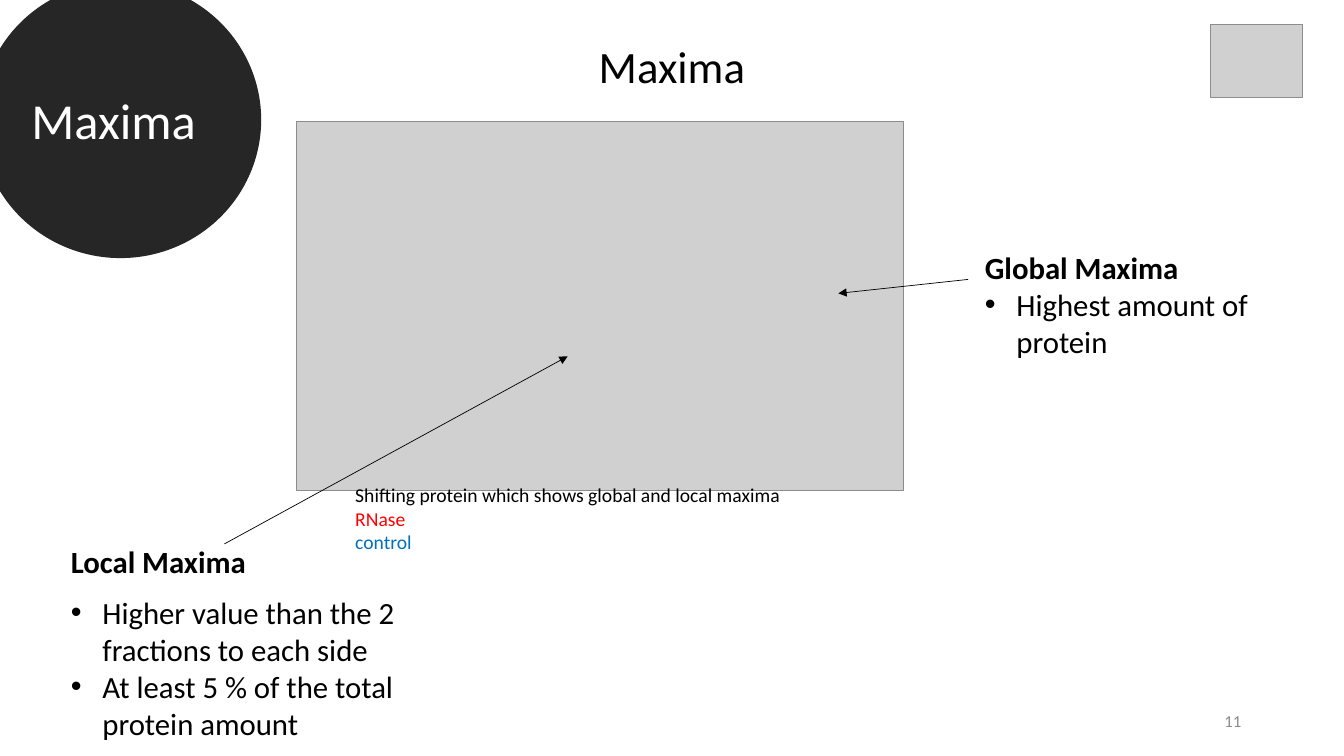
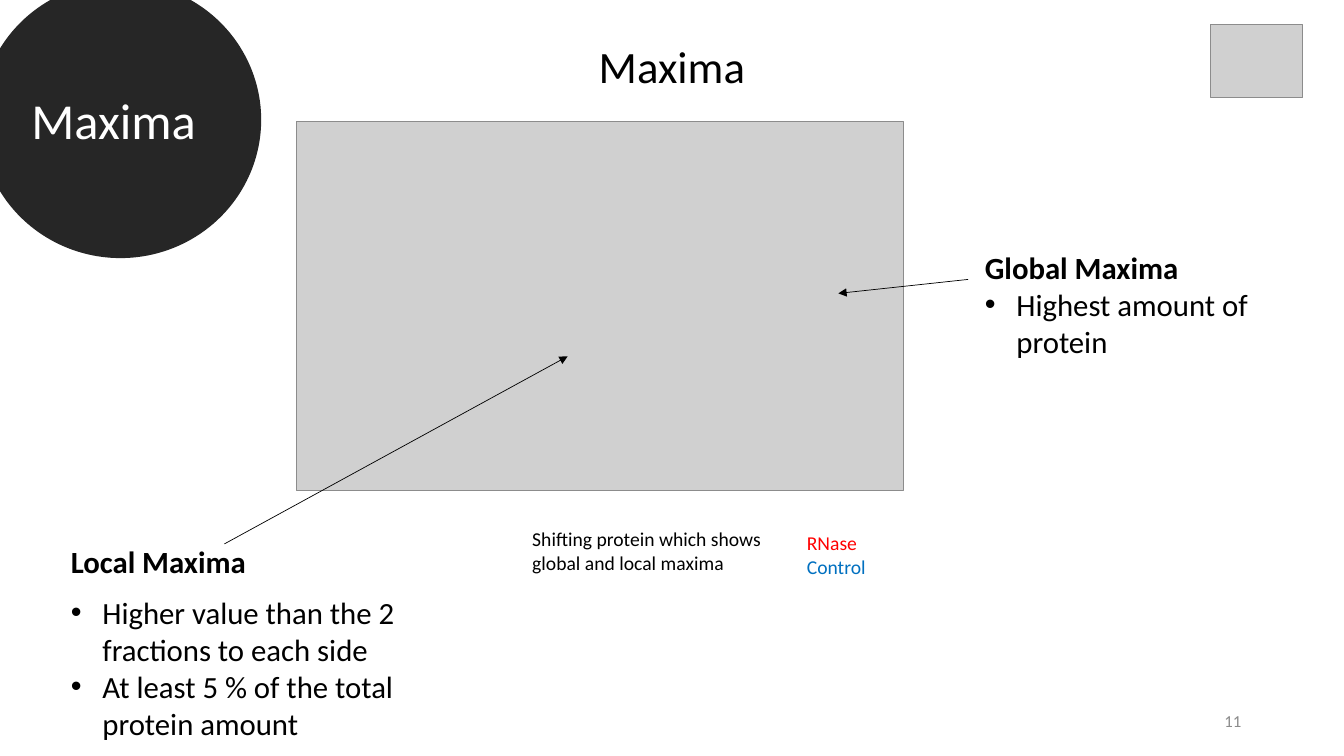
Before and after one commit to datascience-mobi-2022/2022-topic-03-team-05, a slide deck: slide 11 of Final presentation outline & temporary draft.pptx. Drawn at 1344x756 pixels with LibreOffice and Linux fonts; fonts in the diff are those of the drawing; grey boxes stand for pictures. Boxes give left, top, right and bottom in pixels: in the first picture for what was removed or moved away, otherwise in the second. Text is boxed around its words. In the diff, an @@ line names an element or a change of style, - is before the commit and + after.

```diff
--- a/Final presentation outline & temporary draft.pptx
+++ b/Final presentation outline & temporary draft.pptx
@@ text at <box>355,513,412,549</box>: paragraphs removed @@
-RNase
-control
@@ text "Shifting protein which shows global ...": place and size @@
-text "Shifting protein which shows global ..." at <box>355,488,780,549</box>
+text "Shifting protein which shows global ..." at <box>532,532,761,574</box>
@@ text added at <box>807,537,866,574</box>, 14 pt, text #0070C0 @@
+RNase
+Control
```
Also in this commit, not shown: 4 other slides changed.
